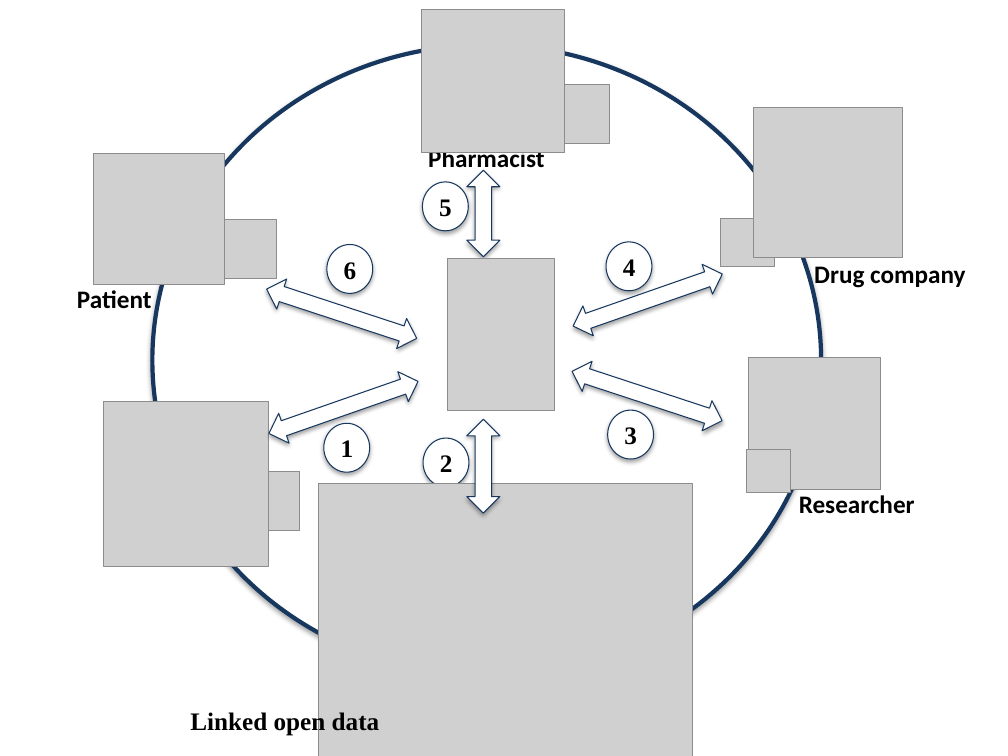
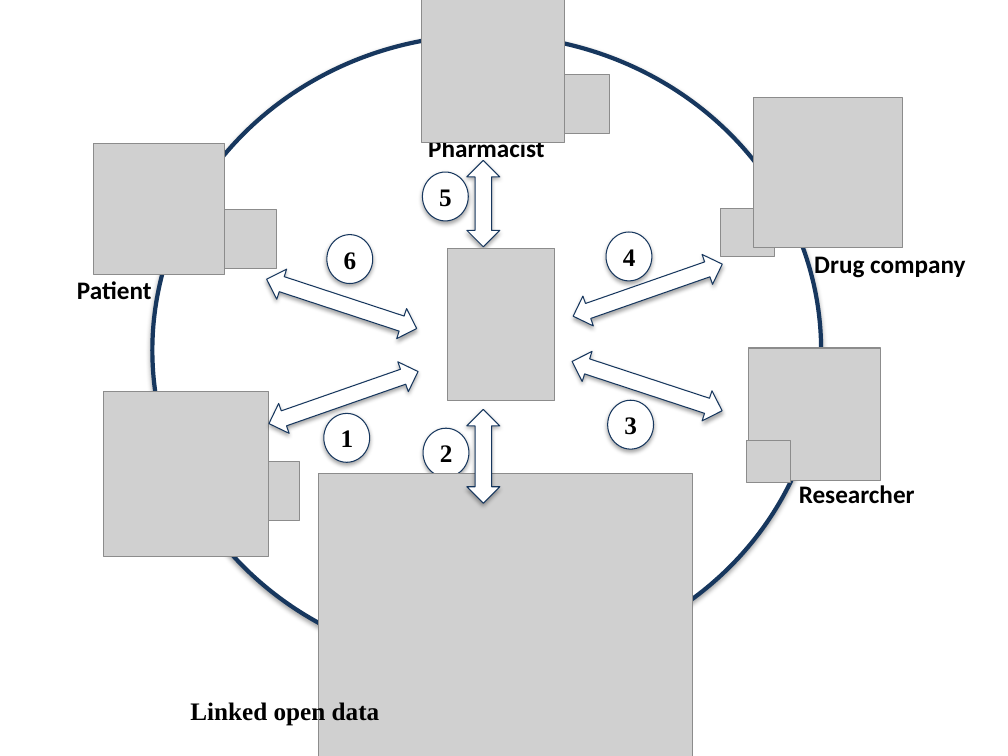
Before and after one commit to thinker007/pharmer, a slide deck: slide 1 of paper/images/ asli.pptx. Drawn at 1008x756 pixels with LibreOffice and Linux fonts; fonts in the diff are those of the drawing; grey boxes stand for pictures. Boxes give left, top, right and bottom in pixels: in the first picture for what was removed or moved away, otherwise in the second. Text is boxed around its words. In the diff, an @@ line names an element or a change of style, - is before the commit and + after.

```diff
--- a/paper/images/ asli.pptx
+++ b/paper/images/ asli.pptx
@@ 12 pictures, 7 ellipses, 6 texts, 6 left right arrows: place and size @@
-12 pictures, 7 ellipses, 6 texts, 6 left right arrows at <box>77,10,965,756</box>
+12 pictures, 7 ellipses, 6 texts, 6 left right arrows at <box>77,0,965,756</box>
```
